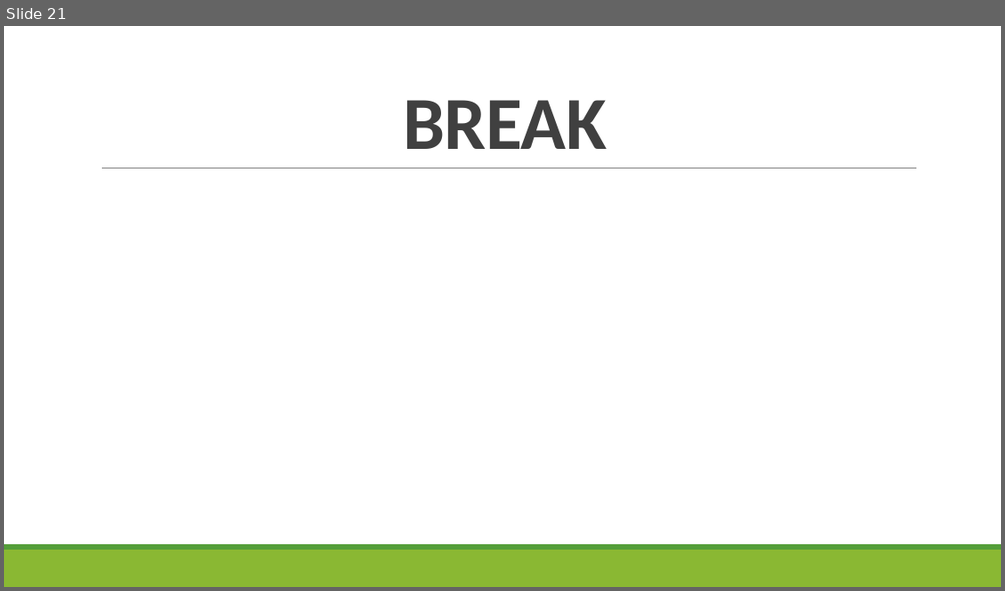
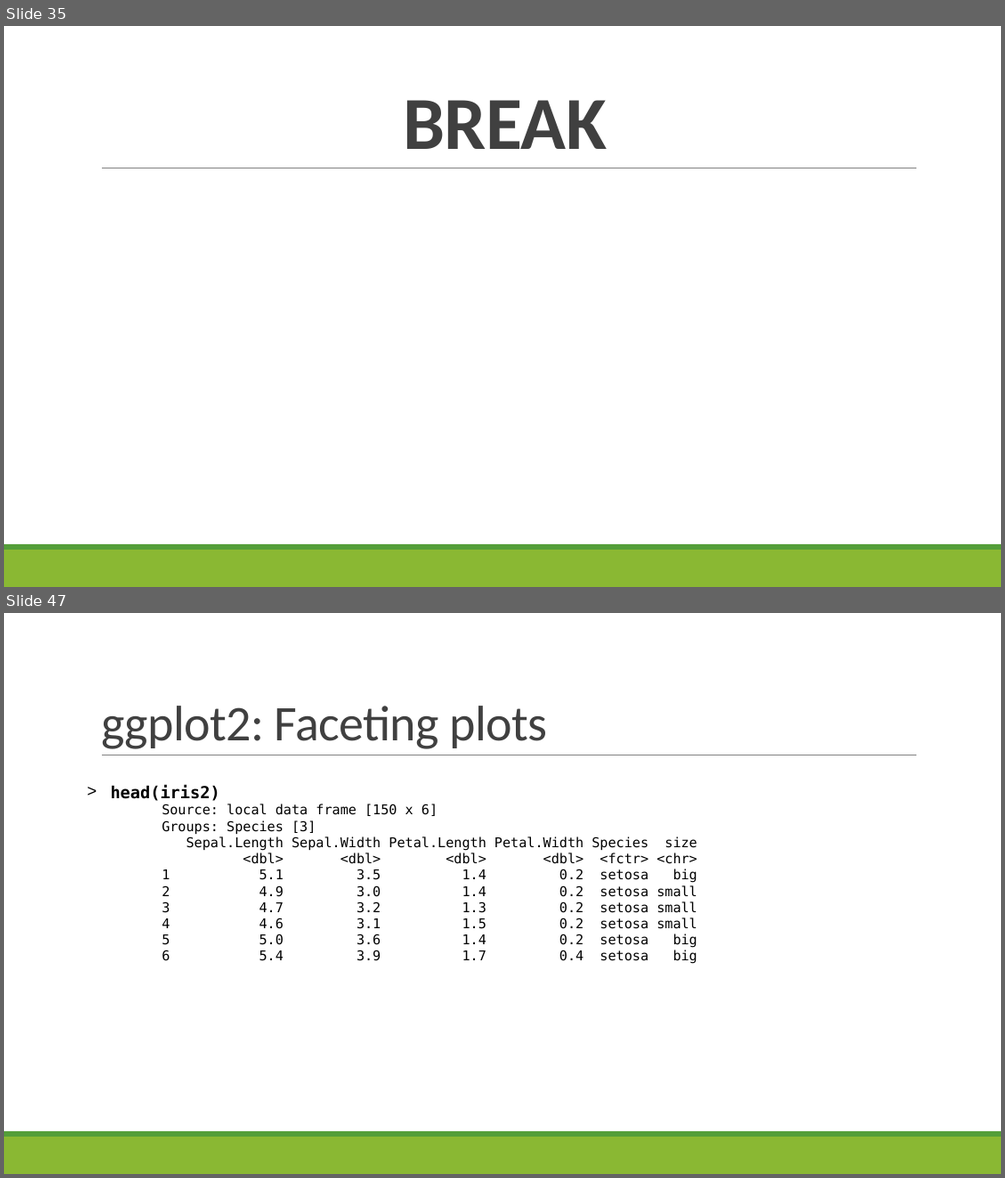
Before and after one commit to sjspielman/bio5312_fall2017, a slide deck: slides/day3_probability_tidyverse2.pptx. Shown one above the other, each under a label of ours: slide 21 before the commit, slides 35 and 47 after it; the slides between them are not shown. The pictures are 1005x591 and 1005x1178 pixels, drawn with LibreOffice and Linux fonts; fonts in the diff are those of the drawing. Boxes give left, top, right and bottom in pixels: in the first picture for what was removed or moved away, otherwise in the second. Text is boxed around its words. In the diff, an @@ line names an element or a change of style, - is before the commit and + after.

```diff
--- a/slides/day3_probability_tidyverse2.pptx
+++ b/slides/day3_probability_tidyverse2.pptx
@@ slide 47 added at box(4, 613, 1001, 1174), background #FFFFFF; not listed: 3 template elements that a slide beside it also shows @@
@@ title added at box(101, 706, 548, 749), 48 pt, text #404040 @@
+ggplot2: Faceting plots
@@ text added at box(111, 785, 697, 964), 13 pt, text #000000 @@
+> head(iris2)
+    Source: local data frame [150 x 6]
+    Groups: Species [3]
+    Sepal.Length Sepal.Width Petal.Length Petal.Width Species size
+    <dbl> <dbl> <dbl> <dbl> <fctr> <chr>
+    1 5.1 3.5 1.4 0.2 setosa big
+    2 4.9 3.0 1.4 0.2 setosa small
+    3 4.7 3.2 1.3 0.2 setosa small
+    4 4.6 3.1 1.5 0.2 setosa small
+    5 5.0 3.6 1.4 0.2 setosa big
+    6 5.4 3.9 1.7 0.4 setosa big
@@ what was slide 21 is now slide 35 @@
```
Also in this commit, not shown: 16 slides changed, 27 other slides added, 6 slides removed, 8 other files.
